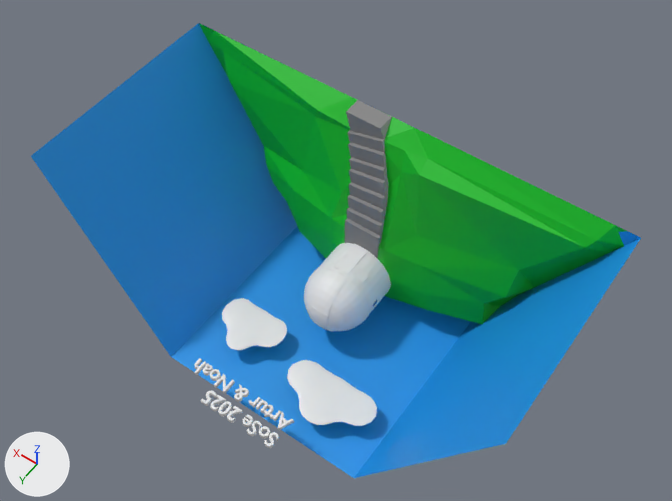
What one commit did to the OBJ model data/wolkeeeee.obj.
Camera for both pictures: a 50 mm camera at (-15.8, 28.2, 40.0) aimed at (-0.1, 6.2, 5.5). Arrows for +X, +Y and +Z are at lower left; the lights stay in place. The older version comes first. Where no turn or scale is listed for an object, it has been applied to the vertices. Vertices at exactly the same position are counted once.

Objects in the first picture: 'Kuppel', 'Mball', 'Name', 'boden', 'himmel', 'treppe'.
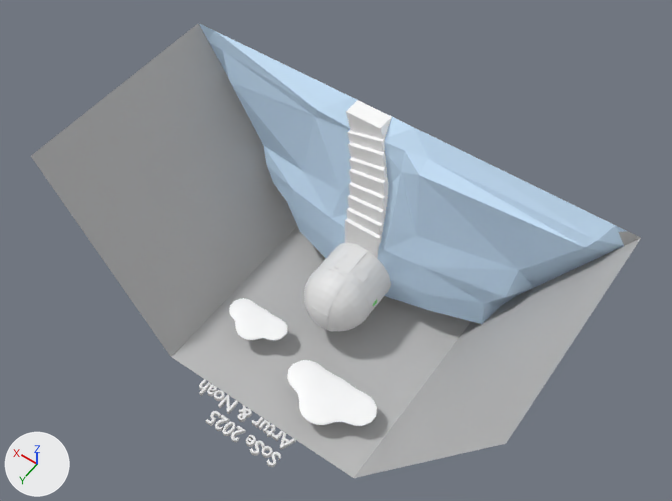
The newer file is also turned or shifted as a whole; pictures and numbers use the older file's frame.

Boxes [x1, y1, x2, y2] around the edits, measured in the pictures (672 x 501 px; the box of a moved part takes in the faces that stretch with it):
'himmel', recoloured (blue to grey)
    both: [31, 23, 641, 478]
'boden', recoloured (green to blue)
    both: [199, 24, 633, 324]
'Mball', reshaped
    before: [222, 298, 377, 426]
    after: [229, 298, 377, 426]
'treppe', recoloured (grey to white)
    both: [345, 100, 392, 258]
'Name', moved
    before: [194, 358, 294, 448]
    after: [199, 379, 296, 467]
part 1 of me_mball, moved or reshaped
    before: [222, 298, 287, 350]
    after: [229, 298, 288, 341]

Diff of the bpy script that builds the scene:
```diff
--- a/data/wolkeeeee.obj.py
+++ b/data/wolkeeeee.obj.py
@@ mat_boden @@
 mat_boden = principled_material('boden')
-mat_boden.base_color = (0.0, 0.518, 0.013)  # green #00bf1e
+mat_boden.base_color = (0.6, 0.8, 1.0)  # blue #cbe7ff
@@ mat_material @@
 mat_material = principled_material('Material')
-mat_material.base_color = (0.00851, 0.295, 0.8)  # blue #1794e7
+mat_material.base_color = (0.5, 0.5, 0.5)  # grey #bcbcbc
@@ mat_treppe @@
 mat_treppe = principled_material('treppe')
-mat_treppe.base_color = (0.245, 0.245, 0.245)  # grey #888888
+mat_treppe.base_color = (1.0, 1.0, 1.0)  # white #ffffff
@@ me_mball @@
 # used by ob_mball; location = (0.0, 0.0, 0.0)
-me_mball.from_pydata(...)  # 1230 vertices, 2452 faces; spans x -4.99..4.96, y 8.08..11.91, z -0.19..0.19
+me_mball.from_pydata(...)  # 1046 vertices, 2084 faces; spans x -4.99..4.75, y 8.07..11.91, z -0.18..0.24
+# me_mball part 1: 9 vertices moved from x 2.12..3.31, y 8.35..9.4, z 0.05..0.09 to x 2.12..3.01, y 8.12..9.4, z 0.03..0.07; 536 vertices removed from x 1.25..4.96, y 8.08..10.91, z -0.19..0.19; 352 vertices added at x 1.28..4.75, y 8.07..10.14, z -0.04..0.24
 me_mball.materials.append(mat_wolke)
@@ me_name @@
 # used by ob_name; location = (0.0, 0.0, 0.0)
-me_name.from_pydata(...)  # 18732 vertices, 37424 faces; spans x -2.39..3.33, y 12.78..14.52, z 1.1..1.35
+me_name.from_pydata(...)  # 18732 vertices, 37424 faces; spans x -2.39..3.33, y 12.78..14.52, z -0.9..-0.65
+# me_name part 2: the whole mesh is moved by (0.0, 0.0, -2.0)
 me_name.materials.append(mat_material_001)
```
